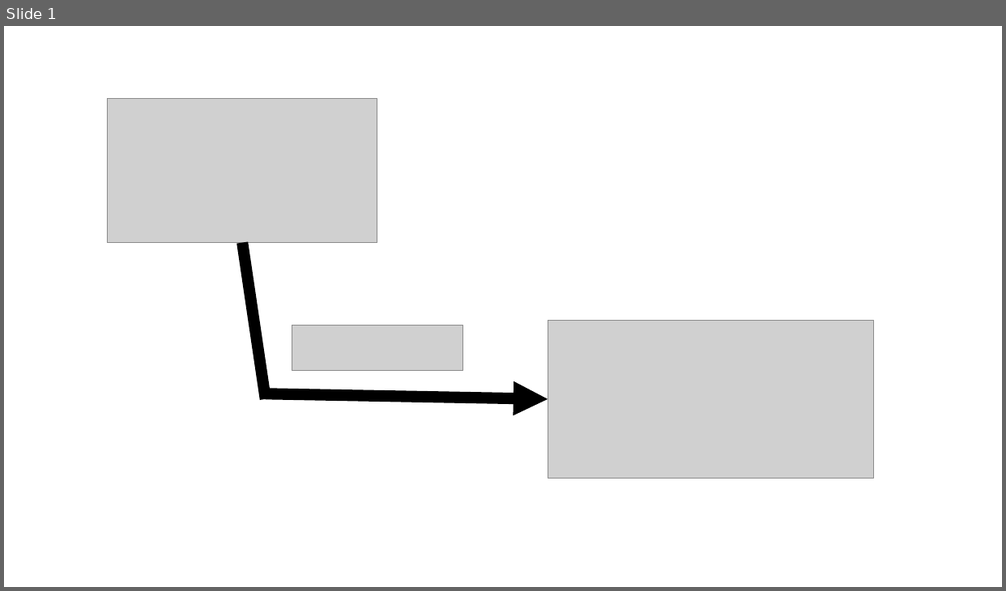
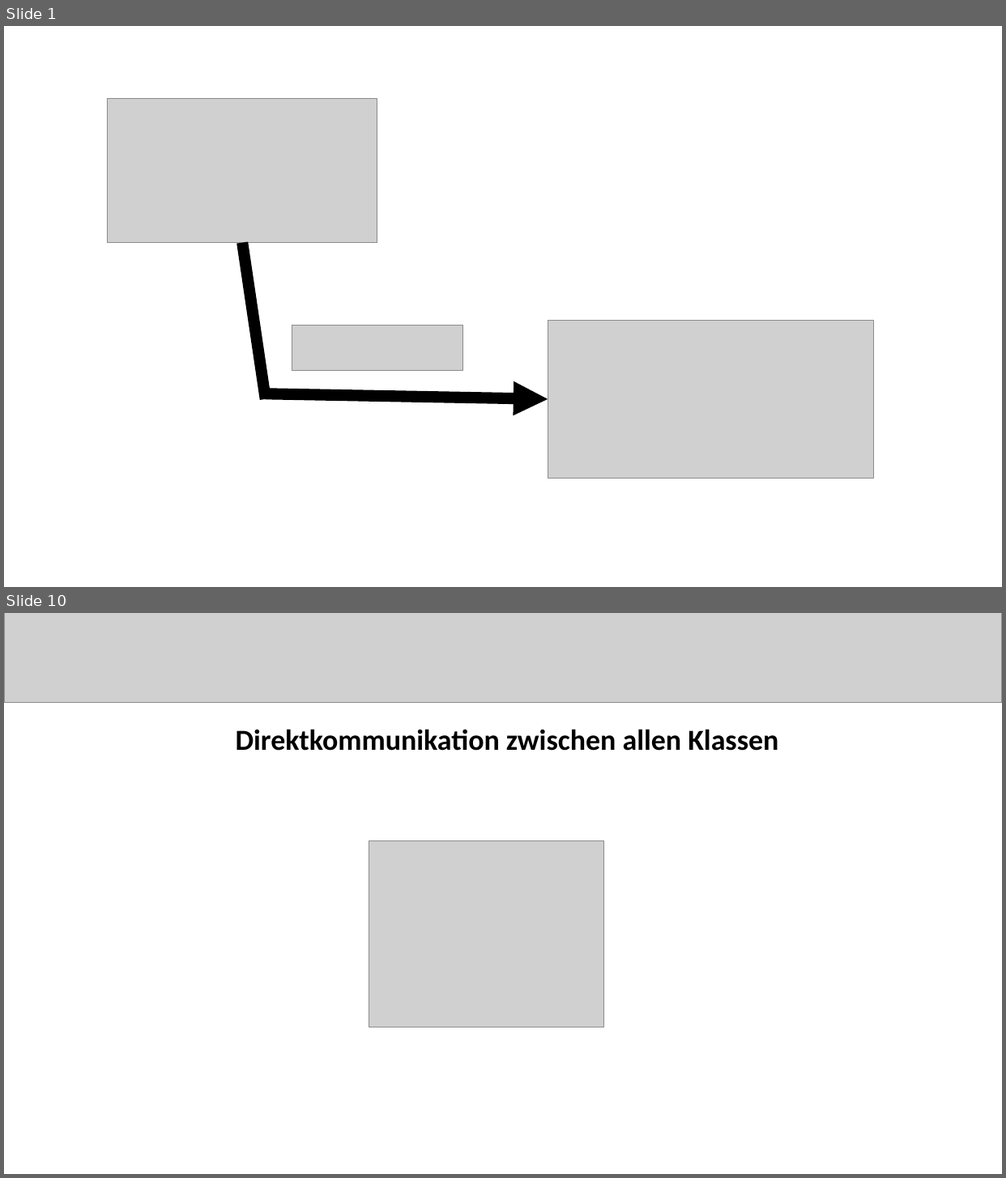
Before and after one commit to osl2/DAQ-Documents, a slide deck: 2-Entwurf/1-Phasenartefakt/Vortrag/Vortrag - Entwurf.pptx. Shown one above the other, each under a label of ours: slide 1 before the commit, slides 1 and 10 after it; the slides between them are not shown. The pictures are 1006x591 and 1006x1178 pixels, drawn with LibreOffice and Linux fonts; fonts in the diff are those of the drawing; grey boxes stand for pictures. Boxes give left, top, right and bottom in pixels: in the first picture for what was removed or moved away, otherwise in the second. Text is boxed around its words. In the diff, an @@ line names an element or a change of style, - is before the commit and + after.

```diff
--- a/2-Entwurf/1-Phasenartefakt/Vortrag/Vortrag - Entwurf.pptx
+++ b/2-Entwurf/1-Phasenartefakt/Vortrag/Vortrag - Entwurf.pptx
@@ slide 10 added at (4, 613, 1002, 1174), background #FFFFFF @@
@@ picture added at (4, 613, 1002, 703) @@
@@ text added at (236, 729, 778, 751), 28 pt, text #000000, bold @@
+Direktkommunikation zwischen allen Klassen
@@ picture added at (368, 841, 604, 1027) @@
```
Also in this commit, not shown: 14 other slides added, 13 slides removed, 5 other files.
